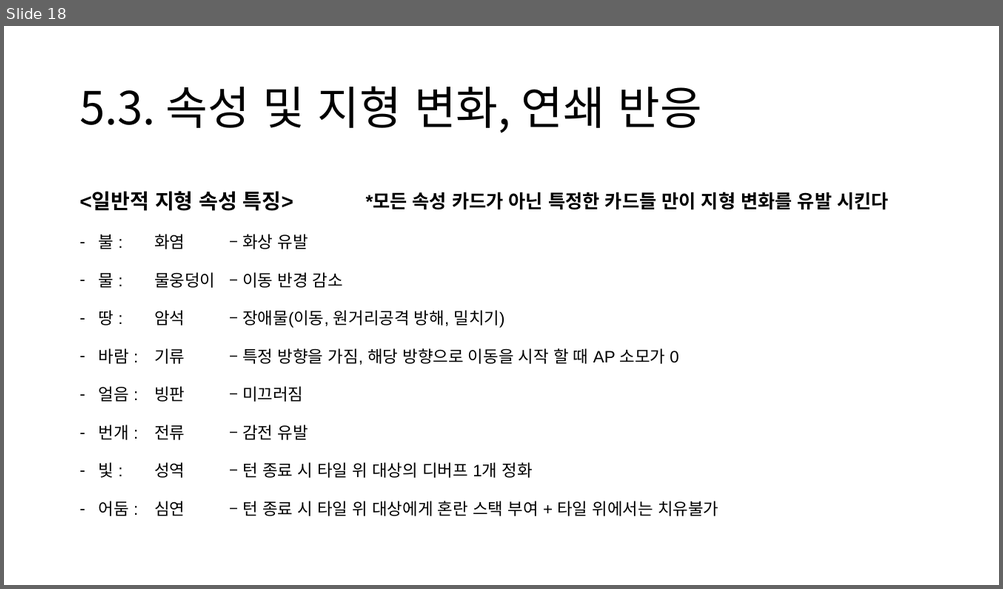
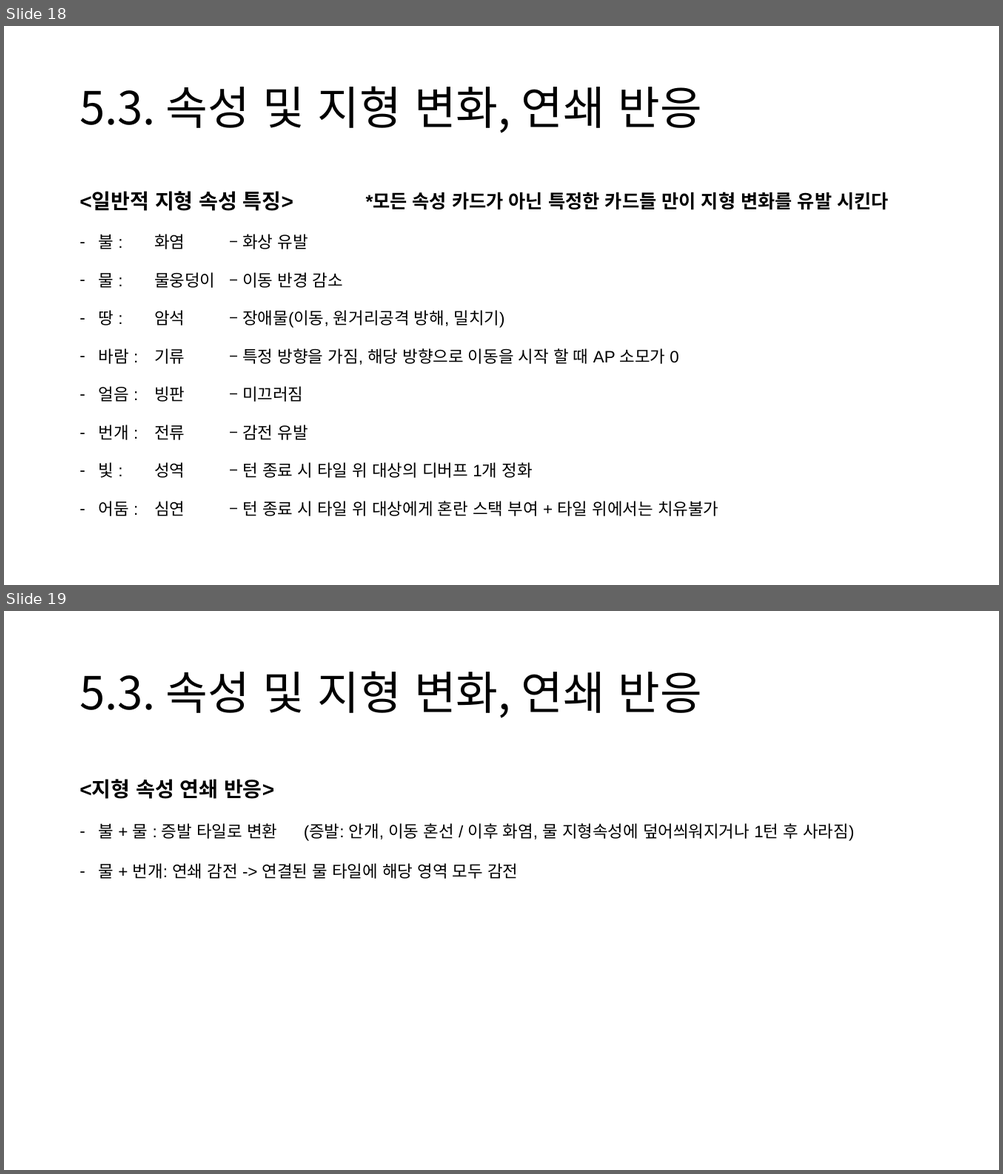
Before and after one commit to CrograNM/Project_Entropy, a slide deck: _문서/_Project Entropy 기획문서.pptx. Shown one above the other, each under a label of ours: slide 18 before the commit, slides 18 and 19 after it. The pictures are 1003x589 and 1003x1174 pixels, drawn with LibreOffice and Linux fonts; fonts in the diff are those of the drawing. Boxes give left, top, right and bottom in pixels: in the first picture for what was removed or moved away, otherwise in the second. Text is boxed around its words. In the diff, an @@ line names an element or a change of style, - is before the commit and + after.

Commit message:
#기획 : 마석 장착 시스템, 지형 속성 연쇄 반응

```diff
--- a/_문서/_Project Entropy 기획문서.pptx
+++ b/_문서/_Project Entropy 기획문서.pptx
@@ slide 19 added at (4, 611, 999, 1170), background #FFFFFF @@
@@ title added at (79, 671, 701, 718), 44 pt, text #000000 @@
+5.3. 속성 및 지형 변화, 연쇄 반응
@@ text added at (79, 779, 854, 879), 16 pt, text #000000 @@
+<지형 속성 연쇄 반응>
+– 불 + 물 : 증발 타일로 변환 (증발: 안개, 이동 혼선 / 이후 화염, 물 지형속성에 덮어씌워지거나 1턴 후 사라짐)
+– 물 + 번개: 연쇄 감전 -> 연결된 물 타일에 해당 영역 모두 감전
```
Also in this commit, not shown: 5 slides changed.
